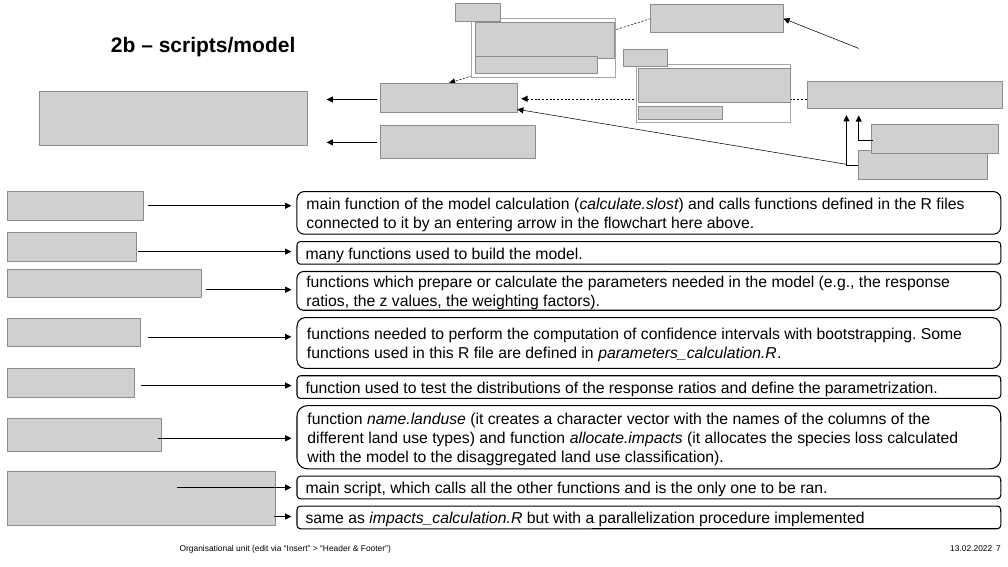
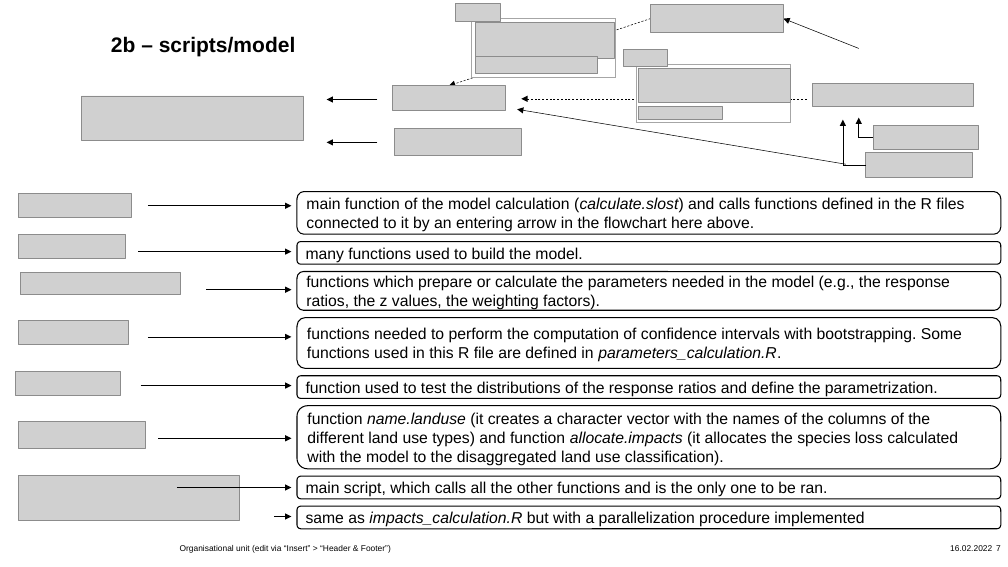
Before and after one commit to francesca-git/EU28-ForestMng-Climate, a slide deck: slide 7 of 20220210_folder_script_structure.pptx. Drawn at 1008x567 pixels with LibreOffice and Linux fonts; fonts in the diff are those of the drawing; grey boxes stand for pictures; background and template pictures are left out. Boxes give left, top, right and bottom in pixels: in the first picture for what was removed or moved away, otherwise in the second. Text is boxed around its words. In the diff, an @@ line names an element or a change of style, - is before the commit and + after.

```diff
--- a/20220210_folder_script_structure.pptx
+++ b/20220210_folder_script_structure.pptx
@@ picture: place and size @@
-picture at [381, 83, 518, 113]
+picture at [392, 85, 505, 110]
@@ picture: place and size @@
-picture at [808, 81, 1002, 108]
+picture at [813, 83, 974, 106]
@@ picture: place and size @@
-picture at [39, 91, 307, 145]
+picture at [82, 96, 303, 141]
@@ elbow arrow moved from (858, 165) - (847, 115) to (866, 165) - (843, 119) @@
@@ elbow arrow (873, 138) - (859, 117): route changed @@
@@ picture: place and size @@
-picture at [381, 126, 535, 158]
+picture at [394, 129, 522, 156]
@@ picture: place and size @@
-picture at [871, 124, 998, 154]
+picture at [873, 126, 979, 150]
@@ picture: place and size @@
-picture at [858, 150, 988, 180]
+picture at [866, 153, 973, 177]
@@ picture: place and size @@
-picture at [8, 191, 144, 221]
+picture at [18, 194, 131, 218]
@@ picture: place and size @@
-picture at [8, 232, 137, 262]
+picture at [18, 234, 126, 259]
@@ picture: place and size @@
-picture at [8, 270, 202, 297]
+picture at [20, 272, 181, 295]
@@ picture: place and size @@
-picture at [8, 318, 141, 347]
+picture at [18, 321, 128, 344]
@@ picture: place and size @@
-picture at [8, 368, 135, 398]
+picture at [16, 371, 121, 395]
@@ picture: place and size @@
-picture at [8, 419, 162, 451]
+picture at [18, 421, 146, 448]
@@ picture: place and size @@
-picture at [8, 471, 276, 525]
+picture at [18, 476, 240, 520]
```
Also in this commit, not shown: 7 other slides changed, 3 slides added, 1 slide removed, 2 other files.
